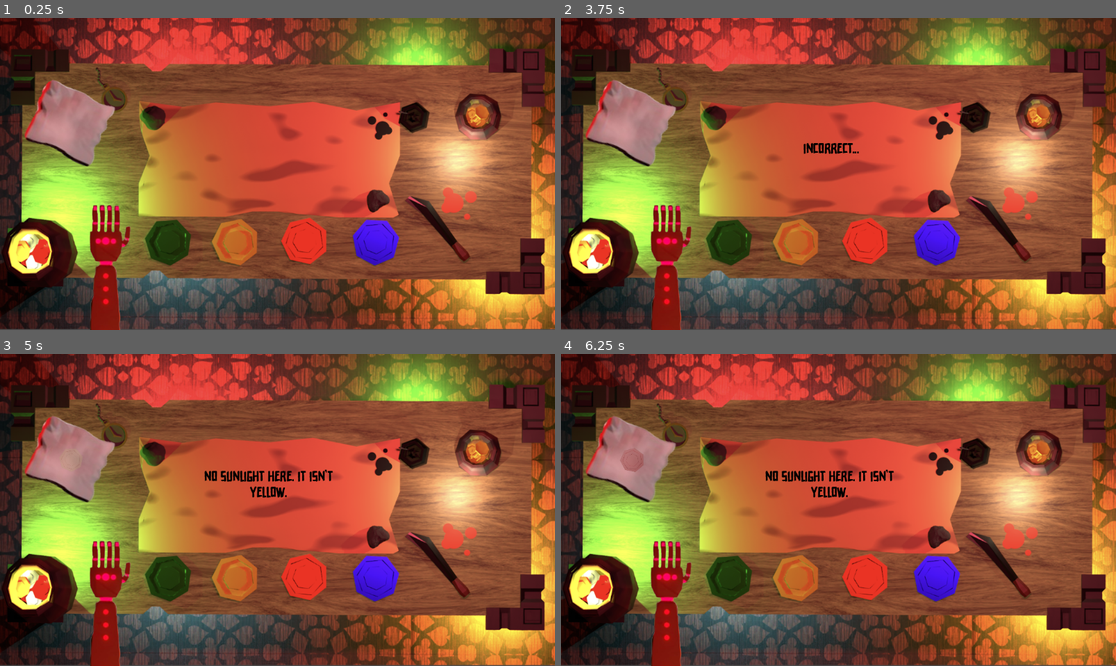
Above: before the commit, frames 1-4 (two rows, left to right).
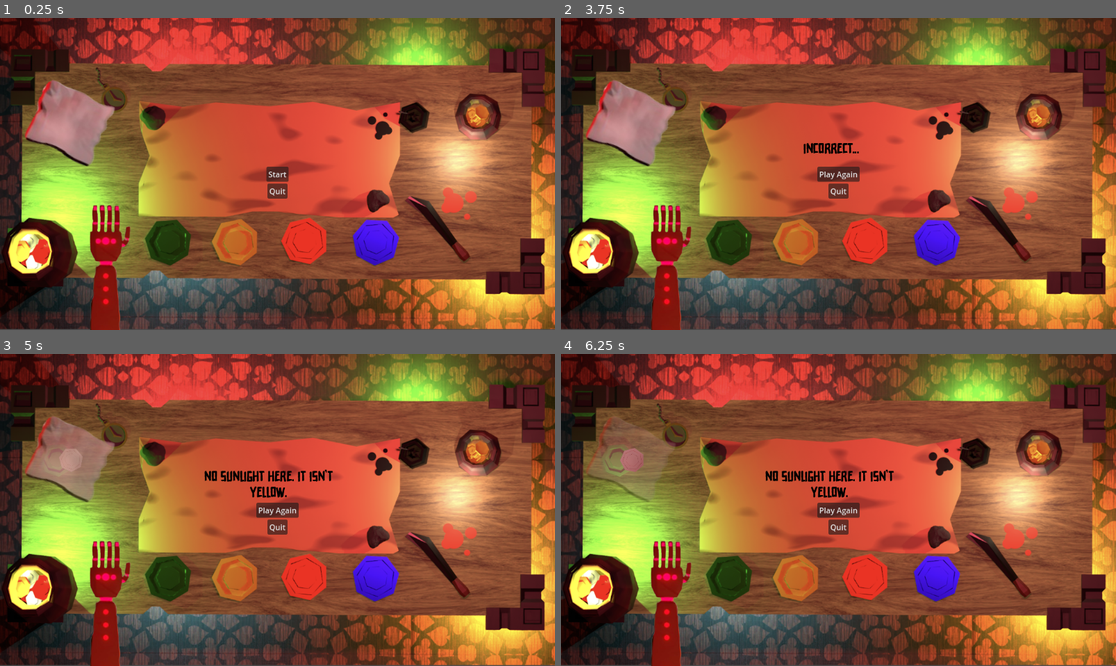
Above: after the commit, the same moments.

Repository: avanishbadhan/jumpstart
Game: Godot game, scene res://start.tscn
Same seed, same stepped clock (60 frames per second), same inputs: the game is played once before the commit and once after it. Before the commit the project starts from res://main.tscn.
Inputs (mouse positions are in pixels of both pictures, inside the frame that each line leads up to):
- Up to frame 1 (0.25 s): no input
- Up to frame 2 (3.75 s): click (999, 230) at 0.52 s; click (866, 239) at 1.27 s; click (932, 242) at 2.02 s; click (727, 242) at 2.77 s; click (794, 242) at 3.52 s
- Up to frame 3 (5 s): click (438, 566) at 4.27 s
- Up to frame 4 (6.25 s): click (866, 575) at 5.02 s; click (932, 578) at 5.77 s

The runs differ from the first frame. In frame 1, 0.5% of the frame differs, in the area x 4-53%, y 20-96%; in frame 2, 0.6%; in frame 3, 2.4%; in frame 4, 3.0%, in the area x 4-54%, y 20-96%.

Commit message:
update 0.17

Diff:
--- /dev/null
+++ b/gameover.gd
@@ -0,0 +1,17 @@
+extends CanvasLayer
+
+func _ready():
+	pass
+
+func _process(delta):
+	pass
+
+
+
+func _on_start_pressed():
+	get_tree().change_scene_to_file("res://main.tscn") # Replace with function body.
+
+
+
+func _on_quit_pressed():
+	get_tree().quit() # Replace with function body.
--- /dev/null
+++ b/gameover.tscn
@@ -0,0 +1,37 @@
+[gd_scene load_steps=2 format=3 uid="uid://bmv6q4bp1knfe"]
+
+[ext_resource type="Script" uid="uid://c7hyfbkpcm4gt" path="res://gameover.gd" id="1_4nh4k"]
+
+[node name="gameover" type="CanvasLayer"]
+script = ExtResource("1_4nh4k")
+
+[node name="start" type="Button" parent="."]
+anchors_preset = 8
+anchor_left = 0.5
+anchor_top = 0.5
+anchor_right = 0.5
+anchor_bottom = 0.5
+offset_left = -44.0
+offset_top = -15.5
+offset_right = 44.0
+offset_bottom = 15.5
+grow_horizontal = 2
+grow_vertical = 2
+text = "Play Again"
+
+[node name="quit" type="Button" parent="."]
+anchors_preset = 8
+anchor_left = 0.5
+anchor_top = 0.5
+anchor_right = 0.5
+anchor_bottom = 0.5
+offset_left = -21.0
+offset_top = 19.5
+offset_right = 21.0
+offset_bottom = 50.5
+grow_horizontal = 2
+grow_vertical = 2
+text = "Quit"
+
+[connection signal="pressed" from="start" to="." method="_on_start_pressed"]
+[connection signal="pressed" from="quit" to="." method="_on_quit_pressed"]
--- /dev/null
+++ b/panel.gd
@@ -0,0 +1 @@
+extends Panel
--- a/popUp.gd
+++ b/popUp.gd
@@ -46,3 +46,4 @@
 	var timer = get_tree().create_timer(3.0)
 	await timer.timeout
 	popup_label.visible = false
+	get_tree().change_scene_to_file("res://gameover.tscn")
--- a/project.godot
+++ b/project.godot
@@ -11,7 +11,7 @@
 [application]
 
 config/name="Daydream"
-run/main_scene="uid://dtuqbrulfuv2l"
+run/main_scene="uid://df41ysw5122k2"
 config/features=PackedStringArray("4.5", "Mobile")
 config/icon="res://icon.svg"
 
--- /dev/null
+++ b/start.gd
@@ -0,0 +1,17 @@
+extends CanvasLayer
+
+func _ready():
+	pass
+
+func _process(delta):
+	pass
+
+
+
+func _on_start_pressed():
+	get_tree().change_scene_to_file("res://main.tscn") # Replace with function body.
+
+
+
+func _on_quit_pressed():
+	get_tree().quit() # Replace with function body.
--- /dev/null
+++ b/start.tscn
@@ -0,0 +1,37 @@
+[gd_scene load_steps=2 format=3 uid="uid://df41ysw5122k2"]
+
+[ext_resource type="Script" uid="uid://dv2tw6ib2ha4" path="res://start.gd" id="1_ots34"]
+
+[node name="start" type="CanvasLayer"]
+script = ExtResource("1_ots34")
+
+[node name="Start" type="Button" parent="."]
+anchors_preset = 8
+anchor_left = 0.5
+anchor_top = 0.5
+anchor_right = 0.5
+anchor_bottom = 0.5
+offset_left = -23.0
+offset_top = -15.5
+offset_right = 23.0
+offset_bottom = 15.5
+grow_horizontal = 2
+grow_vertical = 2
+text = "Start"
+
+[node name="Quit" type="Button" parent="."]
+anchors_preset = 8
+anchor_left = 0.5
+anchor_top = 0.5
+anchor_right = 0.5
+anchor_bottom = 0.5
+offset_left = -21.0
+offset_top = 19.5
+offset_right = 21.0
+offset_bottom = 50.5
+grow_horizontal = 2
+grow_vertical = 2
+text = "Quit"
+
+[connection signal="pressed" from="Start" to="." method="_on_start_pressed"]
+[connection signal="pressed" from="Quit" to="." method="_on_quit_pressed"]
Not shown, added: gameover.gd.uid
Not shown, added: panel.gd.uid
Not shown, added: start.gd.uid
